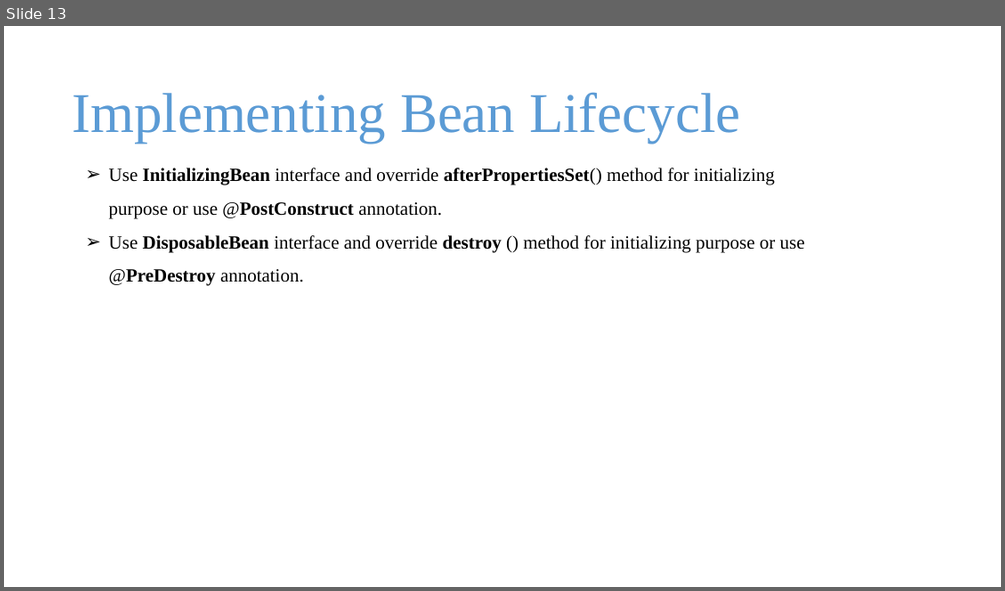
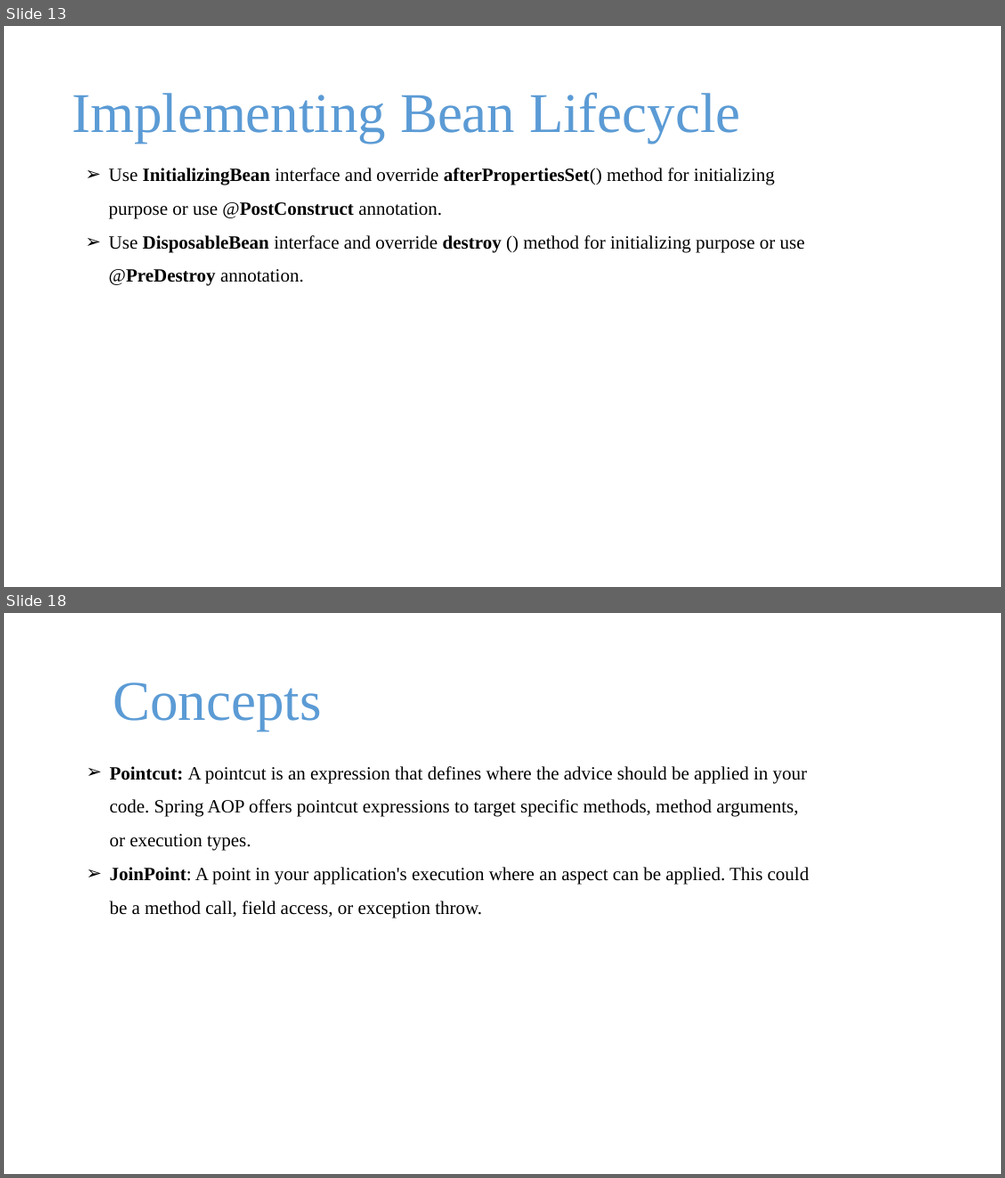
Before and after one commit to batchlcwd/spring-boot-microservices-batch2402, a slide deck: 2_spring and spring boot.pptx. Shown one above the other, each under a label of ours: slide 13 before the commit, slides 13 and 18 after it; the slides between them are not shown. The pictures are 1005x591 and 1005x1178 pixels, drawn with LibreOffice and Linux fonts; fonts in the diff are those of the drawing; background and template pictures are left out. Boxes give left, top, right and bottom in pixels: in the first picture for what was removed or moved away, otherwise in the second. Text is boxed around its words. In the diff, an @@ line names an element or a change of style, - is before the commit and + after.

```diff
--- a/2_spring and spring boot.pptx
+++ b/2_spring and spring boot.pptx
@@ slide 18 added at (x1=4, y1=613, x2=1001, y2=1174), background picture (left out) @@
@@ text added at (x1=113, y1=682, x2=321, y2=731), 54 pt, text gradient #1F4E79 to #5B9BD5 to #9DC3E6 @@
+Concepts
@@ text added at (x1=110, y1=766, x2=809, y2=918), 18 pt, text #000000 @@
+➢ Pointcut: A pointcut is an expression that defines where the advice should be applied in your code. Spring AOP offers pointcut expressions to target specific methods, method arguments, or execution types.
+➢ JoinPoint: A point in your application's execution where an aspect can be applied. This could be a method call, field access, or exception throw.
```
Also in this commit, not shown: 4 other slides added, 22 other files.
